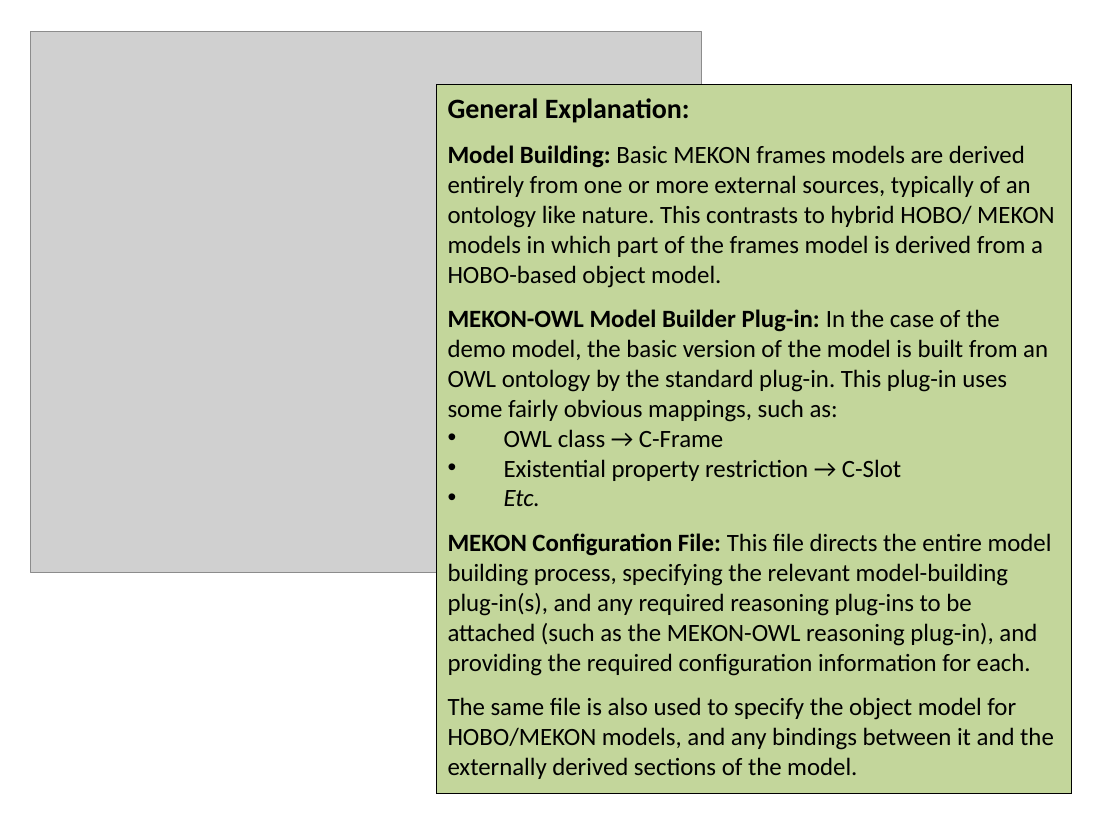
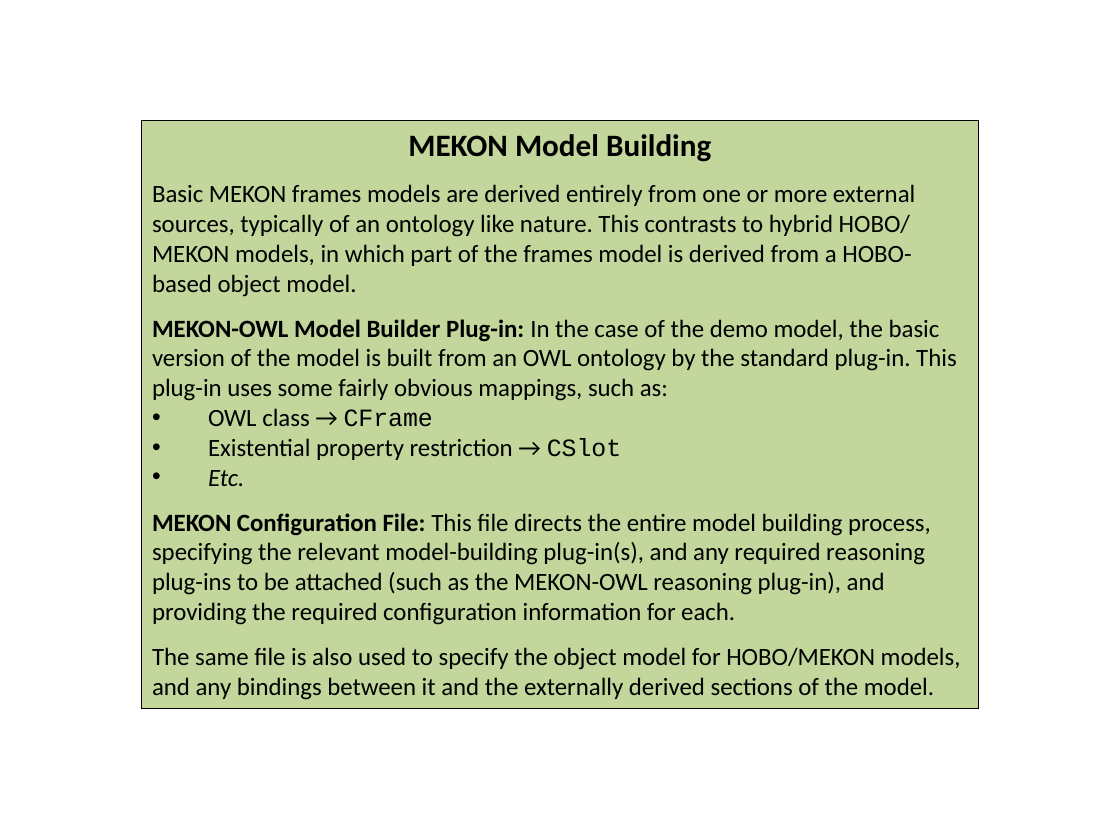
Before and after one commit to colin-puleston/mekon-hobo, a slide deck: slide 10 of docs/MEKON-HOBO Introductory Tutorial.pptx. Drawn at 1120x840 pixels with LibreOffice and Linux fonts; fonts in the diff are those of the drawing; grey boxes stand for pictures. Boxes give left, top, right and bottom in pixels: in the first picture for what was removed or moved away, otherwise in the second. Text is boxed around its words. In the diff, an @@ line names an element or a change of style, - is before the commit and + after.

```diff
--- a/docs/MEKON-HOBO Introductory Tutorial.pptx
+++ b/docs/MEKON-HOBO Introductory Tutorial.pptx
@@ picture removed at (31,32,702,573) @@
@@ rectangle "MEKON Model Building": place and size @@
-rectangle "MEKON Model Building" at (437,85,1072,794)
+rectangle "MEKON Model Building" at (141,120,979,708)
@@ text in rectangle at (152,134,915,297): text changed @@
-General Explanation:
-Model Building: Basic MEKON frames models are derived entirely from one or more external sources, typically of an ontology like nature. This contrasts to hybrid HOBO/ MEKON models in which part of the frames model is derived from a HOBO-based object model.
+MEKON Model Building
+Basic MEKON frames models are derived entirely from one or more external sources, typically of an ontology like nature. This contrasts to hybrid HOBO/ MEKON models, in which part of the frames model is derived from a HOBO-based object model.
@@ text in rectangle at (208,408,621,460): text changed @@
-• OWL class → C-Frame
-• Existential property restriction → C-Slot
+• OWL class → CFrame
+• Existential property restriction → CSlot
```
Also in this commit, not shown: 14 other slides changed, 2 slides added, 1 slide removed.
